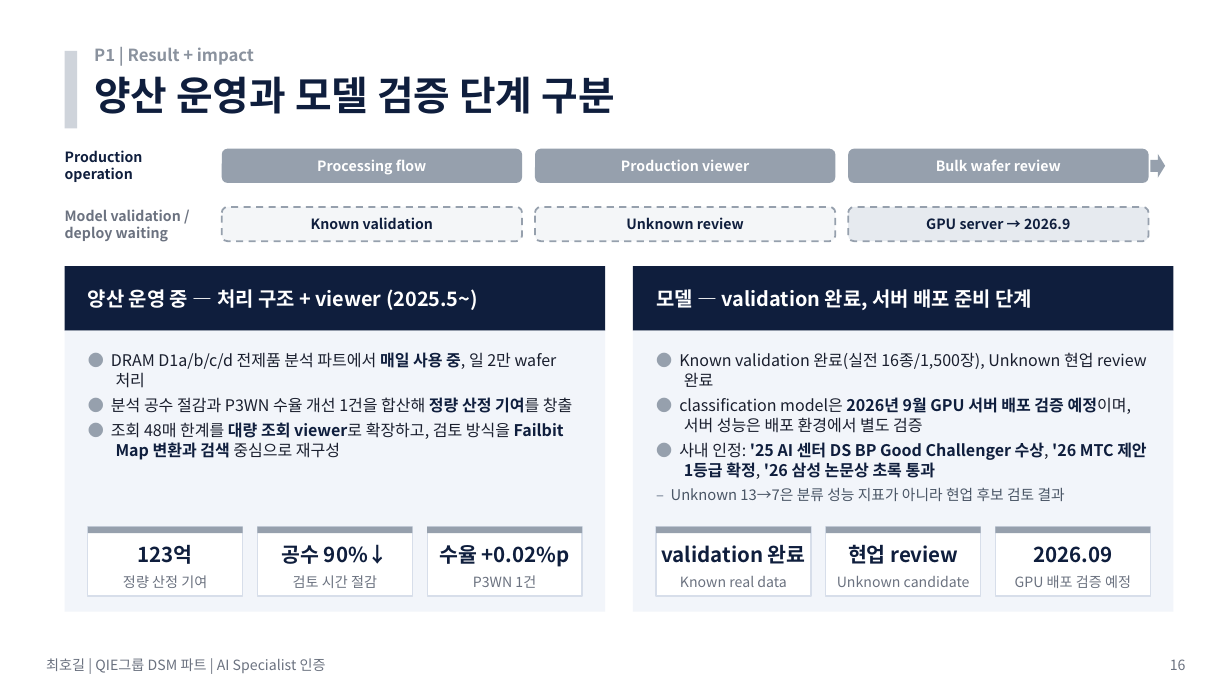
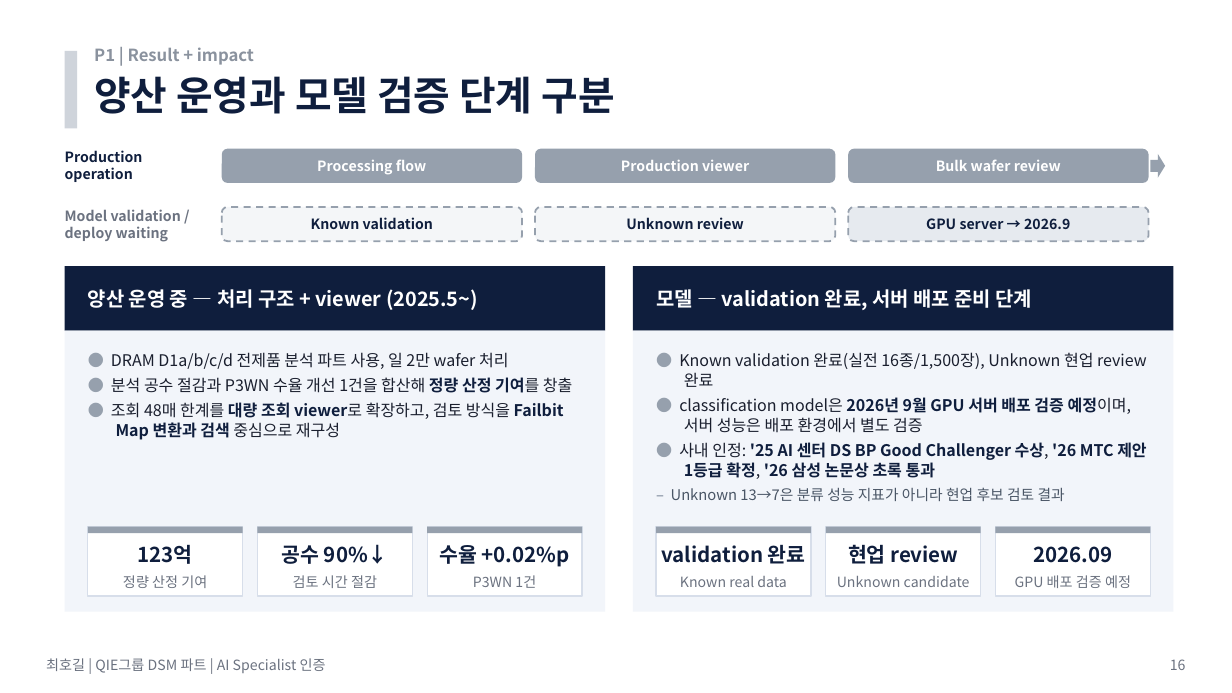
Before and after one commit to hogil/fbm_paper, a slide deck: slide 16 of recommendation/presentation/'26년 AI Specialist 면접 심사 자료_메모리사업부_최호길.pptx. Drawn at 1232x693 pixels with LibreOffice and Linux fonts; fonts in the diff are those of the drawing. Boxes give left, top, right and bottom in pixels: in the first picture for what was removed or moved away, otherwise in the second. Text is boxed around its words. In the diff, an @@ line names an element or a change of style, - is before the commit and + after.

Commit message:
Tighten deck leadership evidence wording

```diff
--- a/recommendation/presentation/'26년 AI Specialist 면접 심사 자료_메모리사업부_최호길.pptx
+++ b/recommendation/presentation/'26년 AI Specialist 면접 심사 자료_메모리사업부_최호길.pptx
@@ text at (111,352,508,369): text changed @@
-● DRAM D1a/b/c/d 전제품 분석 파트에서 매일 사용 중, 일 2만 wafer 처리
+● DRAM D1a/b/c/d 전제품 분석 파트 사용, 일 2만 wafer 처리
```
Also in this commit, not shown: 1 other slide changed, 1 other file.
